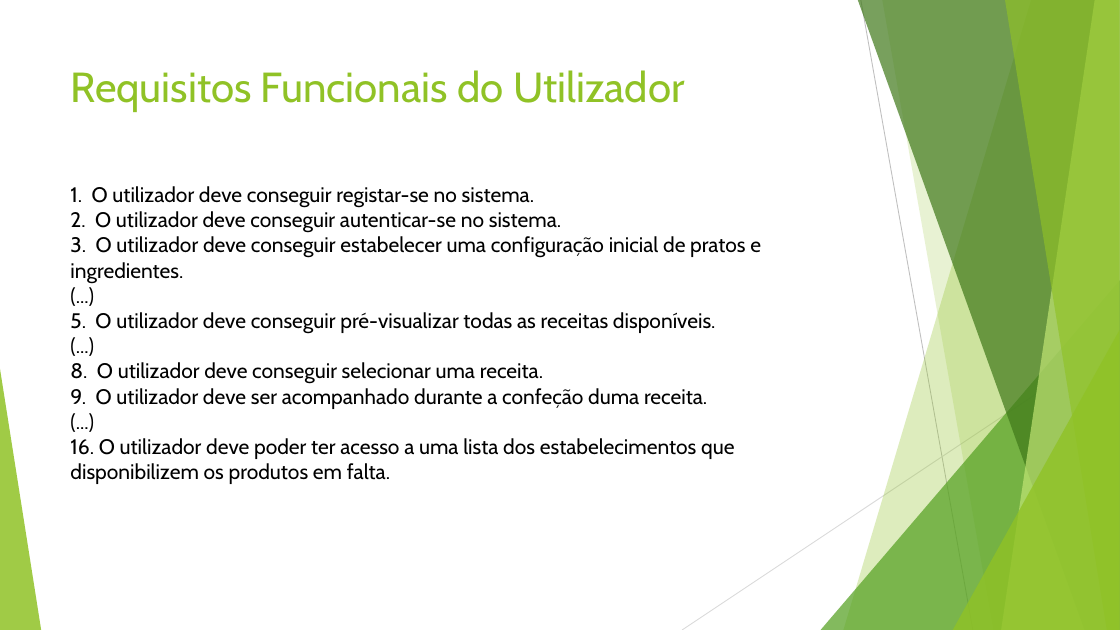
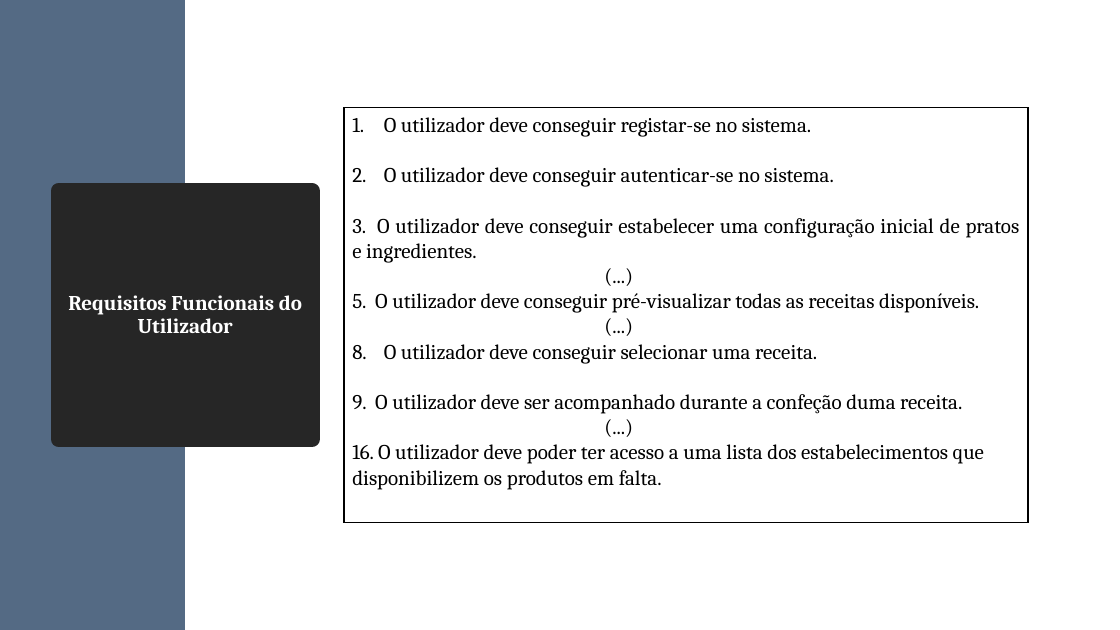
Before and after one commit to diogofbraga/MyChef, a slide deck: slide 2 of Especificacao/FeelItaly.pptx. Drawn at 1120x630 pixels with LibreOffice and Linux fonts; fonts in the diff are those of the drawing. Boxes give left, top, right and bottom in pixels: in the first picture for what was removed or moved away, otherwise in the second. Text is boxed around its words. In the diff, an @@ line names an element or a change of style, - is before the commit and + after.

```diff
--- a/Especificacao/FeelItaly.pptx
+++ b/Especificacao/FeelItaly.pptx
@@ rectangle added at bbox=[0, 0, 185, 630], fill #546A84 @@
@@ rectangle "O utilizador deve conseguir registar-se ...": place and size @@
-rectangle "O utilizador deve conseguir registar-se ..." at bbox=[70, 186, 761, 484]
+rectangle "O utilizador deve conseguir registar-se ..." at bbox=[344, 108, 1028, 523]
@@ rectangle "O utilizador deve conseguir registar-se ..." at bbox=[344, 108, 1028, 523]: fill none to #FFFFFF; outline none to #000000 1 pt @@
@@ text in rectangle at bbox=[384, 117, 833, 187]: text changed; font Cabin to Cambria @@
-1. O utilizador deve conseguir registar-se no sistema.
-2. O utilizador deve conseguir autenticar-se no sistema.
+1. O utilizador deve conseguir registar-se no sistema.
+2. O utilizador deve conseguir autenticar-se no sistema.
@@ title "Requisitos Funcionais do Utilizador": place and size @@
-title "Requisitos Funcionais do Utilizador" at bbox=[71, 70, 685, 112]
+title "Requisitos Funcionais do Utilizador" at bbox=[59, 191, 312, 439]
@@ title "Requisitos Funcionais do Utilizador" at bbox=[59, 191, 312, 439]: size 36 to 18 pt, font Cabin to Cambria, text colour #90C226 to #FFFFFF, bold on; alignment left to centre; line spacing 1 to 0.9; vertical alignment top to middle; fill none to #262626; outline none to #262626 13.75 pt @@
@@ text in rectangle at bbox=[352, 218, 1020, 490]: font Cabin to Cambria in "3. O utilizador deve conseguir estabelecer uma ...", "(...)", "5. O utilizador deve conseguir pré-visualizar todas ...", "(...)" and 4 more places; alignment left to justified @@
@@ text in rectangle at bbox=[384, 344, 817, 364]: text changed; font Cabin to Cambria @@
-8. O utilizador deve conseguir selecionar uma receita.
+8. O utilizador deve conseguir selecionar uma receita.
@@ group removed at bbox=[0, 0, 1120, 630]: 5 freeform shapes, 3 triangles, 2 lines @@
```
Also in this commit, not shown: 8 other slides changed, 7 slides added.
